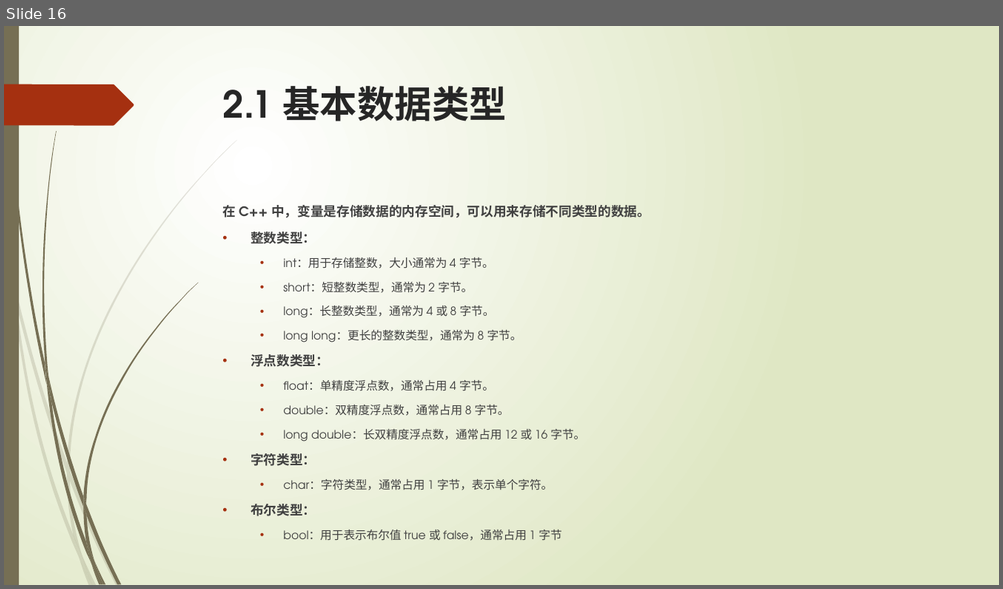
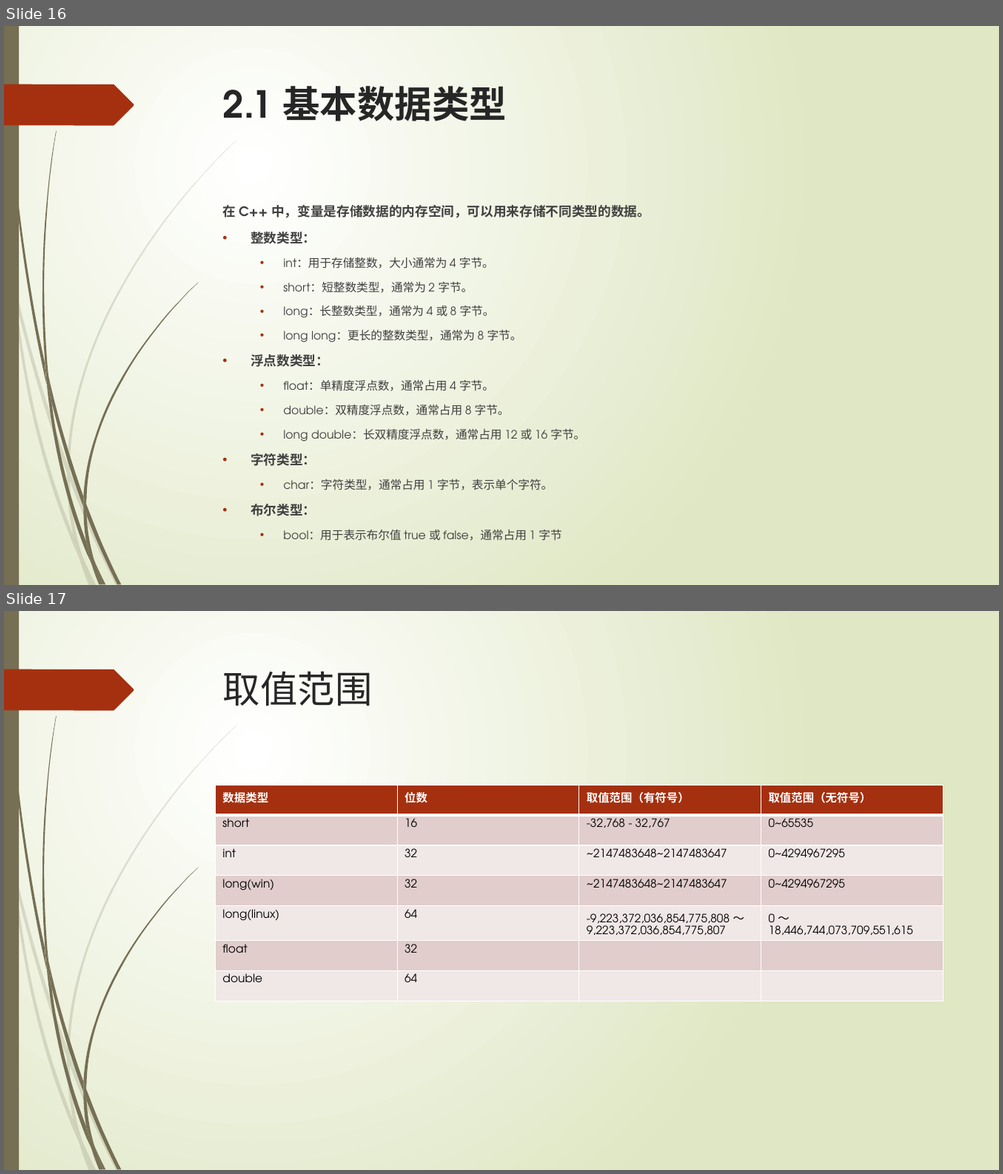
Before and after one commit to liuty2006/learn, a slide deck: learn_cpp/docs/C++语言培训.pptx. Shown one above the other, each under a label of ours: slide 16 before the commit, slides 16 and 17 after it. The pictures are 1003x589 and 1003x1174 pixels, drawn with LibreOffice and Linux fonts; fonts in the diff are those of the drawing. Boxes give left, top, right and bottom in pixels: in the first picture for what was removed or moved away, otherwise in the second. Text is boxed around its words. In the diff, an @@ line names an element or a change of style, - is before the commit and + after.

```diff
--- a/learn_cpp/docs/C++语言培训.pptx
+++ b/learn_cpp/docs/C++语言培训.pptx
@@ slide 17 added at (4,611,999,1170), background gradient #FFFFFF to #DFE8C4; not listed: 24 template elements that a slide beside it also shows @@
@@ title added at (223,671,373,706), 36 pt, text #262626 @@
+取值范围
@@ table added at (215,785,943,1001), 7 rows, 4 columns @@
+数据类型 | 位数 | 取值范围（有符号） | 取值范围（无符号）
+short | 16 | -32,768 - 32,767 | 0~65535
+int | 32 | ~2147483648~2147483647 | 0~4294967295
+long(win) | 32 | ~2147483648~2147483647 | 0~4294967295
+long(linux) | 64 | -9,223,372,036,854,775,808 ～ 9,223,372,036,854,775,807 | 0 ～ 18,446,744,073,709,551,615
+float | 32 |  | 
+double | 64 |  | 
```
Also in this commit, not shown: 1 other slide added, 4 other files.
